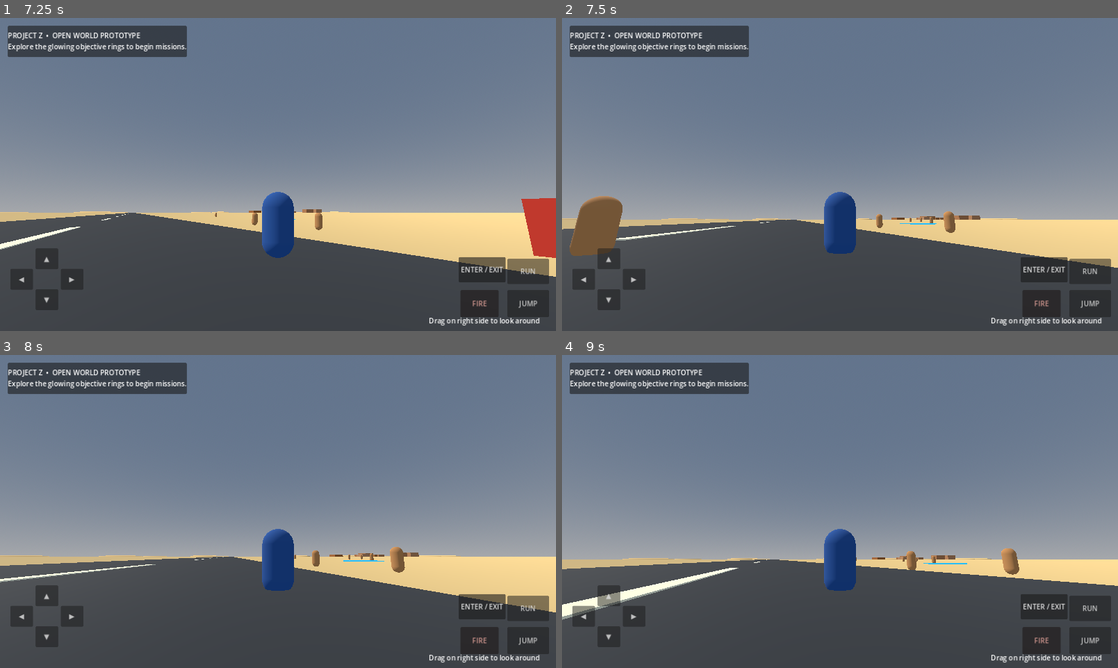
Above: before the commit, frames 1-4 (two rows, left to right).
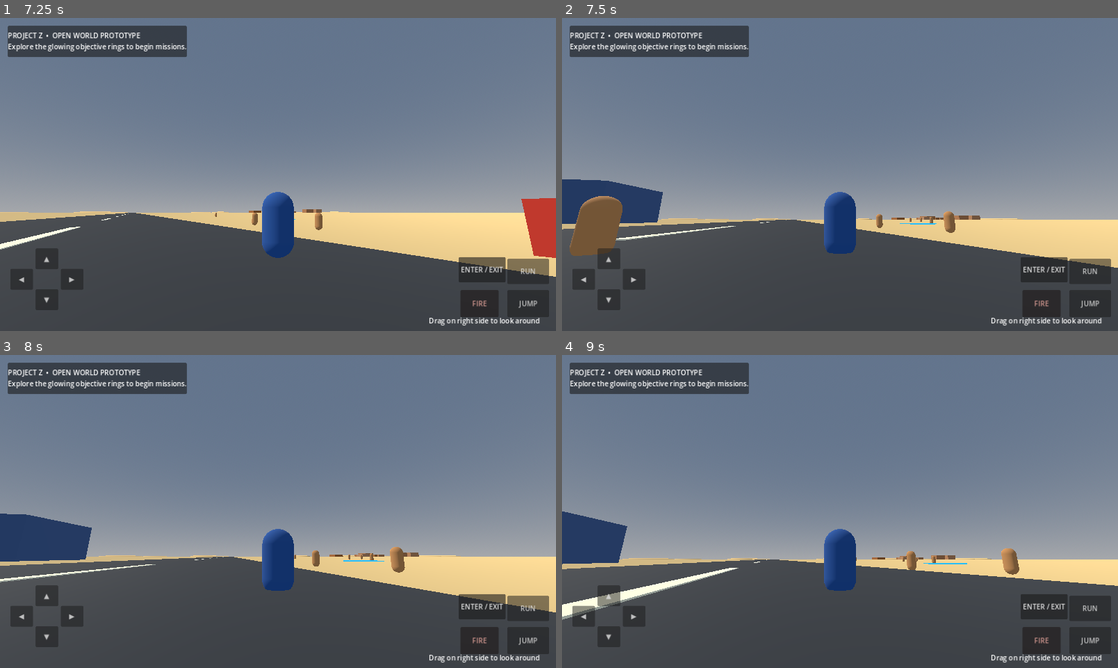
Above: after the commit, the same moments.

Repository: gyarasigujjar57-ops/ProjectZ-OpenWorld
Game: Godot game, scene res://scenes/Main.tscn
Same seed, same stepped clock (60 frames per second), same inputs: the game is played once before the commit and once after it.
Inputs (mouse positions are in pixels of both pictures, inside the frame that each line leads up to):
- Up to frame 1 (7.25 s): tap Enter (ui_accept) at 0.5, 0.77, 6.77 s; move the mouse to (250, 237) at 0.52 s; hold Up (ui_up) 0.53-1.25 s; tap E at 0.6 s; click (250, 237) at 0.67 s; click "▲" at 1.25 s; click "▼" at 2 s; click "◀" at 2.75 s; click "▶" at 3.5 s; click "JUMP" at 4.25 s; click "FIRE" at 5 s; click "RUN" at 5.75 s; move the mouse to (316, 177) at 6.52 s; hold Up (ui_up) from 6.53 s (still down); tap Shift at 6.6 s
- Up to frame 2 (7.5 s): keep holding Up (ui_up); move the mouse to (795, 171) at 7.27 s; tap E at 7.35 s
- Up to frame 3 (8 s): keep holding Up (ui_up)
- Up to frame 4 (9 s): move the mouse to (845, 511) at 8.02 s; release Up (ui_up) at 8.03 s; hold Left (ui_left) 8.03-8.78 s; tap Shift at 8.1 s; click (845, 511) at 8.17 s; tap Enter (ui_accept) at 8.27 s; move the mouse to (817, 505) at 8.77 s; hold Up (ui_up) from 8.78 s (still down); tap E at 8.85 s

Frame 1 is identical in both runs. In frame 2, 1.7% of the frame differs, in the area x 0-19%, y 51-66%; in frame 3, 2.1%, in the area x 0-17%, y 50-66%; in frame 4, 1.6%.

Commit message:
Add hospital garage and police station locations

Diff:
--- a/scripts/main.gd
+++ b/scripts/main.gd
@@ -13,6 +13,7 @@
 	_make_vehicle()
 	_make_npcs()
 	_make_missions()
+	_make_service_locations()
 	_make_player()
 	_make_ui()
 
@@ -209,3 +210,45 @@
 func mission_completed(title: String, reward_text: String) -> void:
 	if ui_label != null:
 		ui_label.text = "OBJECTIVE COMPLETE: " + title + "\n" + reward_text + " • Explore the next glowing ring."
+
+
+func _make_service_locations() -> void:
+	_add_service_building("HOSPITAL", Vector3(80, 0, 50), Vector3(22, 12, 18), Color(0.82, 0.84, 0.82))
+	_add_service_building("GARAGE", Vector3(35, 0, 65), Vector3(24, 8, 20), Color(0.24, 0.31, 0.38))
+	_add_service_building("POLICE", Vector3(-70, 0, 45), Vector3(22, 10, 18), Color(0.22, 0.32, 0.48))
+
+func _add_service_building(label_text: String, at: Vector3, size: Vector3, color: Color) -> void:
+	var building := StaticBody3D.new()
+	building.name = label_text + "Station"
+	building.position = at
+	var mesh := MeshInstance3D.new()
+	var box := BoxMesh.new()
+	box.size = size
+	mesh.mesh = box
+	mesh.position.y = size.y / 2
+	var mat := StandardMaterial3D.new()
+	mat.albedo_color = color
+	mat.roughness = 0.8
+	mesh.material_override = mat
+	building.add_child(mesh)
+	var collision := CollisionShape3D.new()
+	var shape := BoxShape3D.new()
+	shape.size = size
+	collision.shape = shape
+	collision.position.y = size.y / 2
+	building.add_child(collision)
+	building.add_to_group("service_locations")
+	building.set_meta("service_name", label_text)
+	add_child(building)
+
+func location_interacted(location_name: String) -> void:
+	if ui_label != null:
+		match location_name:
+			"HOSPITAL":
+				ui_label.text = "HOSPITAL • First-aid point\nMedical services are a prototype placeholder."
+			"GARAGE":
+				ui_label.text = "GARAGE • Vehicle service point\nRepair and customization are not implemented yet."
+			"POLICE":
+				ui_label.text = "POLICE STATION • Safe-zone prototype\nWanted levels and police AI are not implemented yet."
+			_:
+				ui_label.text = location_name
